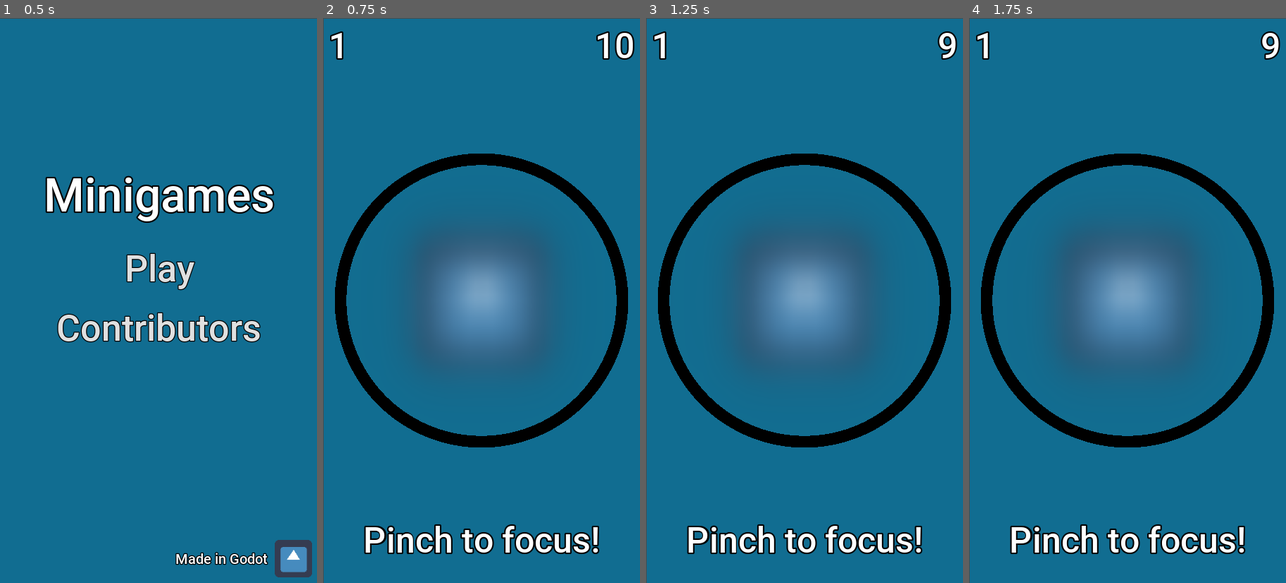
Above: before the commit, frames 1-4 (left to right).
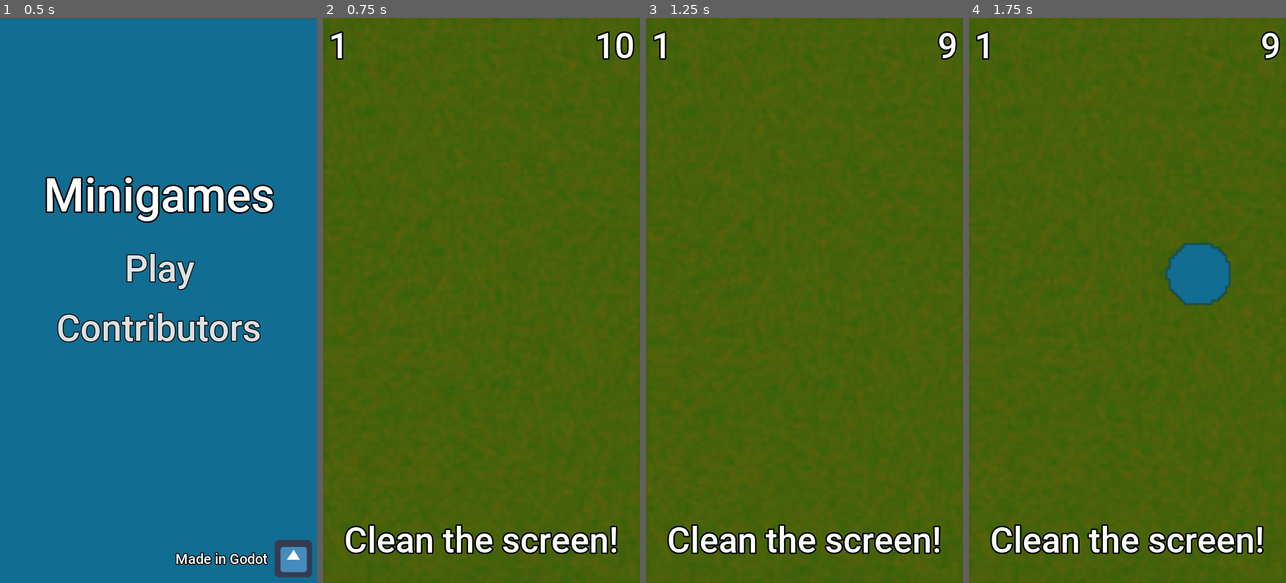
Above: after the commit, the same moments.

Repository: N-Ziermann/Minigame-Collection
Game: Godot game, scene res://Scenes/Main-Scene.tscn
Two runs of this game, one before a commit and one after it. Both use one fixed random seed, a clock stepped at 60 frames per second and the inputs below. The engine's default icon, where the game draws it, is replaced by a stand-in: a white triangle on a blue panel in a dark square.
Inputs (mouse positions are in pixels of both pictures, inside the frame that each line leads up to):
- Up to frame 1 (0.5 s): no input
- Up to frame 2 (0.75 s): click "Play" at 0.5 s
- Up to frame 3 (1.25 s): no input
- Up to frame 4 (1.75 s): tap Enter at 1.25 s; move the mouse to (1197, 272) at 1.27 s; click (1197, 272) at 1.42 s

Frame 1 is identical in both runs. In frame 2, 99% of the frame differs, in the area x 0-100%, y 0-100%; in frame 3, 99%; in frame 4, 98%.

Commit message:
Photography playable

Diff:
--- a/App/Scenes/Photography.tscn
+++ b/App/Scenes/Photography.tscn
@@ -17,18 +17,19 @@
 script/source = "extends Sprite
 
 # calculated triangle from angle:
-# angle a =20 degrees
+# angle a = 20 degrees
 # angle b = 90 degrees
 # side b = 1
 # -> side a = 0.364
+
 var direction = Vector2(1, -0.364)
-var speed = 15000
+var speed = 20000
 var photo_taken = false
+var time_photo_taken = 0
 
 func _ready():
 	# adjust speed to time_limit:
 	speed /= int(get_tree().get_root().get_node(\"Node2D/UI/Timer\").text)
-
 	# randomize starting point
 	randomize()
 	var scalar = rand_range(-2, 5)
@@ -36,9 +37,28 @@
 	self.position.y -= 1000 * scalar * 0.364
 
 
+func on_time_over():
+	if not photo_taken:
+		get_tree().change_scene(\"res://Scenes/Game_Over.tscn\")
+	elif position.x > 0 and position.x < 1080:	# if on screen
+		$\"/root/Global\".load_random_game()
+	else:
+		get_tree().change_scene(\"res://Scenes/Game_Over.tscn\")
+
+
 func _process(delta):
 	if not photo_taken:
 		position -= direction * speed * delta
+		time_photo_taken = OS.get_unix_time()
+
+	if time_photo_taken != 0:
+		if OS.get_unix_time() - time_photo_taken > 1:
+			on_time_over()
+
+func _input(event):
+	if event is InputEventScreenTouch:
+		if event.pressed:
+			photo_taken = true
 "
 
 [sub_resource type="Animation" id=2]
@@ -136,14 +156,17 @@
 "_edit_use_anchors_": false
 }
 
-[node name="UFO" type="Sprite" parent="."]
+[node name="GameManager" type="Sprite" parent="."]
 position = Vector2( 6305, -1281.2 )
 rotation = -0.349066
 scale = Vector2( 11, 11 )
 texture = ExtResource( 6 )
+centered = false
+offset = Vector2( -22, -22 )
 hframes = 7
+frame = 5
 script = SubResource( 4 )
 
-[node name="AnimationPlayer" type="AnimationPlayer" parent="UFO"]
+[node name="AnimationPlayer" type="AnimationPlayer" parent="GameManager"]
 anims/Blink = SubResource( 2 )
 script = SubResource( 3 )
--- a/App/Scripts/Global.gd
+++ b/App/Scripts/Global.gd
@@ -14,6 +14,7 @@
 	["Magnifying_Glass.tscn", 10, 7, 5],
 	["Clean_Screen.tscn", 10, 7, 5],
 	["Search_For.tscn", 10, 7, 5],
+	["Photography.tscn", 10, 7, 5],
 ]
 
 
